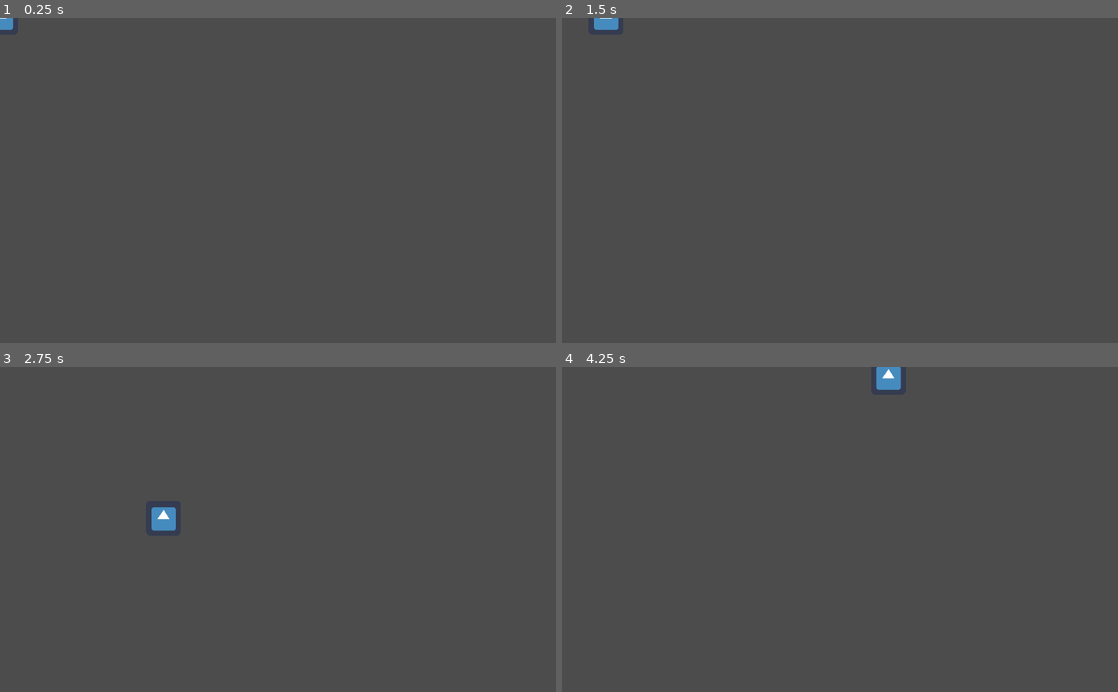
Above: before the commit, frames 1-4 (two rows, left to right).
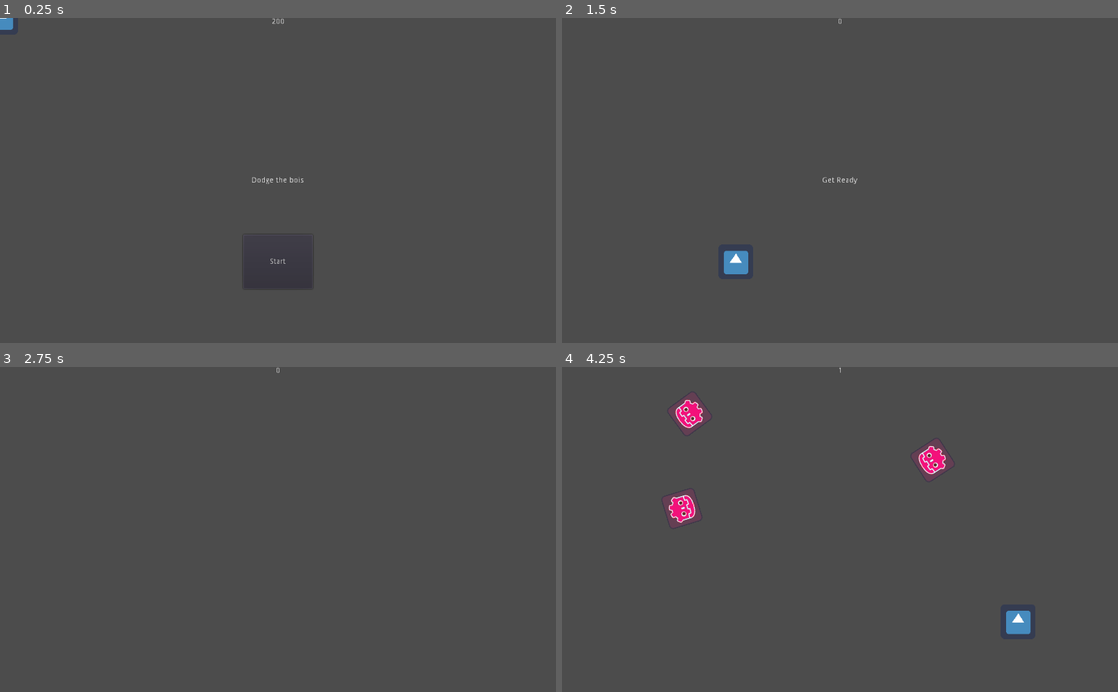
Above: after the commit, the same moments.

Repository: Jrodna/fronds-game
Game: Godot game, scene res://Main.tscn
Same seed, same stepped clock (60 frames per second), same inputs: the game is played once before the commit and once after it. The engine's default icon, where the game draws it, is replaced by a stand-in: a white triangle on a blue panel in a dark square.
Inputs (mouse positions are in pixels of both pictures, inside the frame that each line leads up to):
- Up to frame 1 (0.25 s): no input
- Up to frame 2 (1.5 s): click (840, 261) at 0.5 s, where only the run after the commit has a clickable "Start"; tap Enter at 1.25 s; hold D (move_right) from 1.28 s (still down)
- Up to frame 3 (2.75 s): release D (move_right) at 2.03 s; hold S (move_down) from 2.03 s (still down)
- Up to frame 4 (4.25 s): release S (move_down) at 2.78 s; hold D (move_right) 2.78-3.53 s; hold W (move_up) from 3.53 s (still down)

The runs differ from the first frame. In frame 1, 0.1% of the frame differs, in the area x 44-56%, y 0-84%; in frame 2, 0.5%; in frame 3, 0.3%; in frame 4, 1.6%, in the area x 19-85%, y 0-83%.

Commit message:
implemented hud

Diff:
--- a/Main.gd
+++ b/Main.gd
@@ -17,18 +17,24 @@
 #	pass
 
 func game_over():
+	$HUD.show_game_over()
 	$ScoreTimer.stop()
 	$EnemyTimer.stop()
 
+
 func new_game():
 	score = 0
+	get_tree().call_group("enemies", "queue_free")
 	$PlayerScene.start($StartPosition.position)
 	$StartTimer.start()
+	$HUD.update_score(score)
+	$HUD.show_message('Get Ready')
 
 
 # Timers
 func _on_ScoreTimer_timeout():
 	score += 1
+	$HUD.update_score(score)
 
 func _on_StartTimer_timeout():
 	$EnemyTimer.start()
--- a/Main.tscn
+++ b/Main.tscn
@@ -1,8 +1,9 @@
-[gd_scene load_steps=5 format=2]
+[gd_scene load_steps=6 format=2]
 
 [ext_resource path="res://character/player/PlayerScene.tscn" type="PackedScene" id=1]
 [ext_resource path="res://Main.gd" type="Script" id=2]
 [ext_resource path="res://character/enemy/Enemy.tscn" type="PackedScene" id=3]
+[ext_resource path="res://common/HUD/HUD.tscn" type="PackedScene" id=4]
 
 [sub_resource type="Curve2D" id=1]
 _data = {
@@ -33,7 +34,10 @@
 [node name="EnemySpawnLocation" type="PathFollow2D" parent="EnemyPath"]
 position = Vector2( 64, 64 )
 
-[connection signal="hit" from="PlayerScene" to="PlayerScene" method="_on_PlayerScene_hit"]
+[node name="HUD" parent="." instance=ExtResource( 4 )]
+
+[connection signal="hit" from="PlayerScene" to="." method="game_over"]
 [connection signal="timeout" from="EnemyTimer" to="." method="_on_EnemyTimer_timeout"]
 [connection signal="timeout" from="ScoreTimer" to="." method="_on_ScoreTimer_timeout"]
 [connection signal="timeout" from="StartTimer" to="." method="_on_StartTimer_timeout"]
+[connection signal="start_game" from="HUD" to="." method="new_game"]
--- a/character/enemy/Enemy.tscn
+++ b/character/enemy/Enemy.tscn
@@ -6,7 +6,7 @@
 [sub_resource type="RectangleShape2D" id=1]
 extents = Vector2( 32, 32 )
 
-[node name="Enemy" type="RigidBody2D"]
+[node name="Enemy" type="RigidBody2D" groups=["enemies"]]
 collision_mask = 0
 gravity_scale = 0.0
 script = ExtResource( 2 )
--- a/character/player/Player.gd
+++ b/character/player/Player.gd
@@ -45,6 +45,3 @@
 	position = pos
 	show()
 	$CollisionShape2D.disabled = false;
-
-func _on_PlayerScene_hit():
-	$Main.game_over()
--- /dev/null
+++ b/common/HUD/HUD.gd
@@ -0,0 +1,33 @@
+extends CanvasLayer
+
+signal start_game
+
+func show_message(text):
+  $Message.text = text
+  $Message.show()
+  $MessageTimer.start()
+
+func show_game_over():
+  show_message("Game Over")
+
+  yield($MessageTimer, "timeout")
+
+  $Message.text = "Dodge the\nCreeps!"
+  $Message.show()
+
+  yield(get_tree().create_timer(1), "timeout")
+  $StartButton.show()
+
+
+func update_score(score):
+  $ScoreLabel.text = str(score)
+
+
+func _on_StartButton_pressed():
+  $StartButton.hide()
+  emit_signal("start_game")
+
+
+
+func _on_MessageTimer_timeout():
+	$Message.hide()
--- /dev/null
+++ b/common/HUD/HUD.tscn
@@ -0,0 +1,40 @@
+[gd_scene load_steps=2 format=2]
+
+[ext_resource path="res://common/HUD/HUD.gd" type="Script" id=1]
+
+[node name="HUD" type="CanvasLayer"]
+script = ExtResource( 1 )
+
+[node name="ScoreLabel" type="Label" parent="."]
+anchor_right = 1.0
+margin_bottom = 14.0
+text = "200"
+align = 1
+
+[node name="Message" type="Label" parent="."]
+anchor_top = 0.5
+anchor_right = 1.0
+anchor_bottom = 0.5
+margin_top = -7.0
+margin_bottom = 7.0
+text = "Dodge the bois"
+align = 1
+autowrap = true
+
+[node name="StartButton" type="Button" parent="."]
+anchor_left = 0.5
+anchor_top = 1.0
+anchor_right = 0.5
+anchor_bottom = 1.0
+margin_left = -64.0
+margin_top = -200.0
+margin_right = 64.0
+margin_bottom = -100.0
+text = "Start"
+
+[node name="MessageTimer" type="Timer" parent="."]
+wait_time = 2.0
+one_shot = true
+
+[connection signal="pressed" from="StartButton" to="." method="_on_StartButton_pressed"]
+[connection signal="timeout" from="MessageTimer" to="." method="_on_MessageTimer_timeout"]
